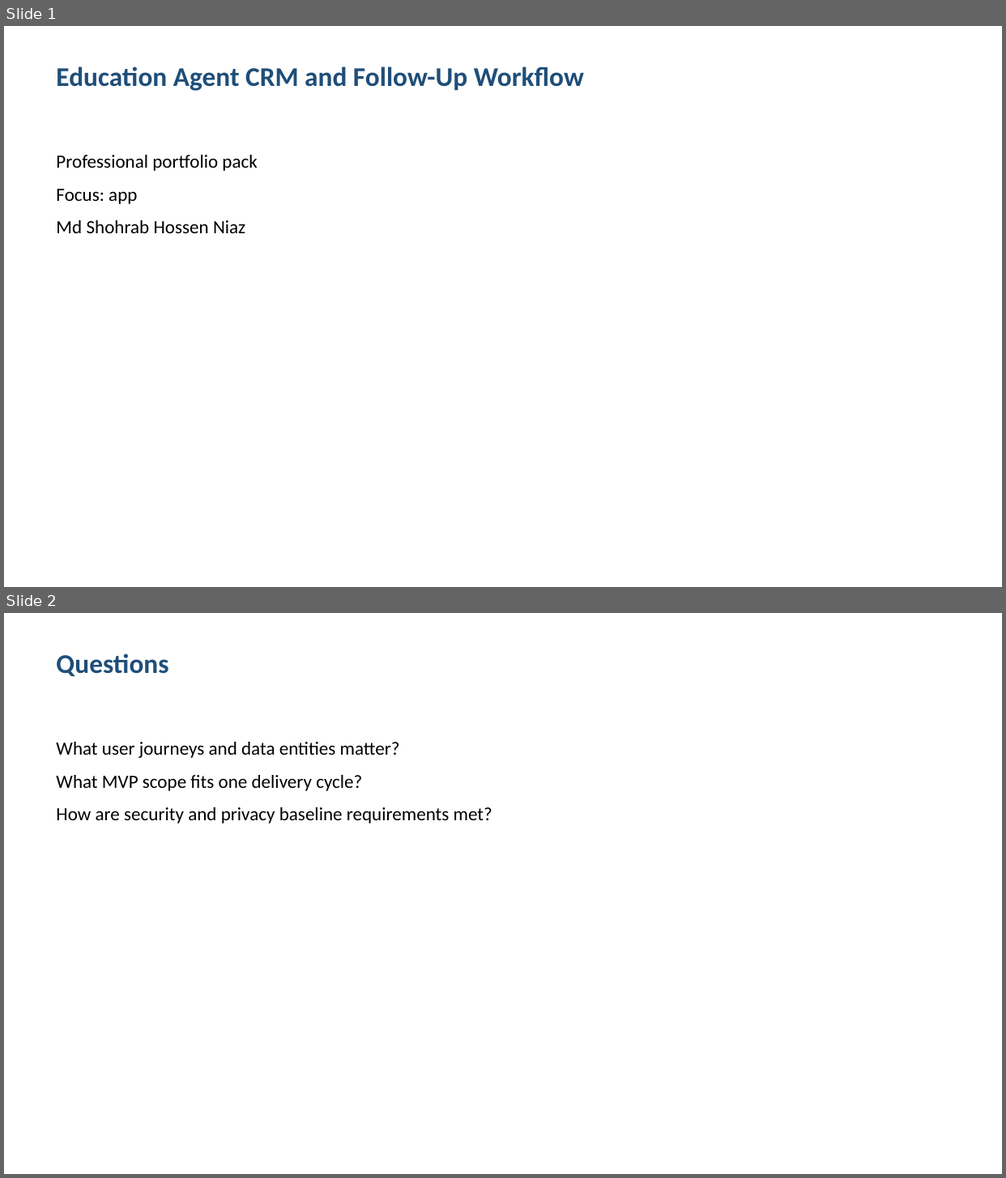
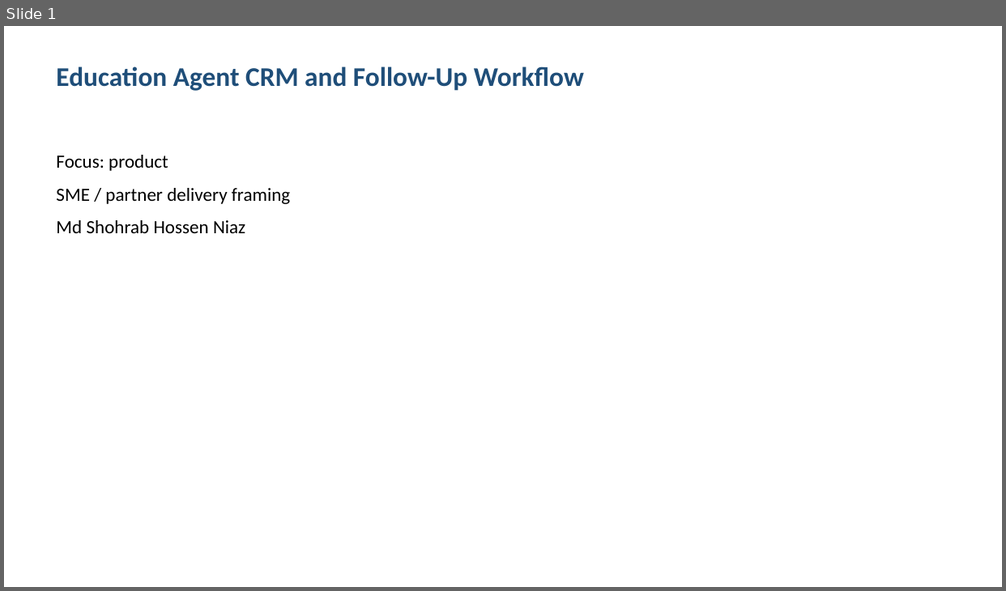
Before and after one commit to shohrabniaz/education-agent-crm-and-follow-up-workflow, a slide deck: Final_Submission/02_Presentation.pptx. Shown one above the other, each under a label of ours: slides 1 and 2 before the commit, slide 1 after it. The pictures are 1006x1178 and 1006x591 pixels, drawn with LibreOffice and Linux fonts; fonts in the diff are those of the drawing. Boxes give left, top, right and bottom in pixels: in the first picture for what was removed or moved away, otherwise in the second. Text is boxed around its words. In the diff, an @@ line names an element or a change of style, - is before the commit and + after.

Commit message:
Polish portfolio pack for professional showcase readiness.

```diff
--- a/Final_Submission/02_Presentation.pptx
+++ b/Final_Submission/02_Presentation.pptx
@@ slide 2 removed at [4,613,1002,1174], background #FFFFFF @@
@@ text removed at [56,653,168,677] @@
-Questions
@@ text removed at [56,742,492,824] @@
-What user journeys and data entities matter?
-What MVP scope fits one delivery cycle?
-How are security and privacy baseline requirements met?
@@ slide 1 changed as well @@
@@ text at [56,155,290,204]: text changed @@
-Professional portfolio pack
-Focus: app
+Focus: product
+SME / partner delivery framing
```
Also in this commit, not shown: 2 other slides changed, 1 slide added, 12 other files.
